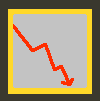
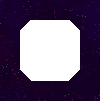
Comparing the layer stacks of the two 100px x 101px images. Changes:
added group "frameless" with 3 layers above "map modes" over left=0, top=0, right=100, bottom=101
added layer "toggle_planet_mask copy" in group "frameless" over left=20, top=20, right=80, bottom=81
added layer "background" in group "frameless" over left=0, top=0, right=100, bottom=101
hid group "large style" (11 layers) over left=0, top=0, right=100, bottom=101
hid "default button frame" over left=0, top=0, right=100, bottom=101
hid "stock line" over left=13, top=24, right=74, bottom=86
hid "default button panel" over left=13, top=14, right=87, bottom=88
